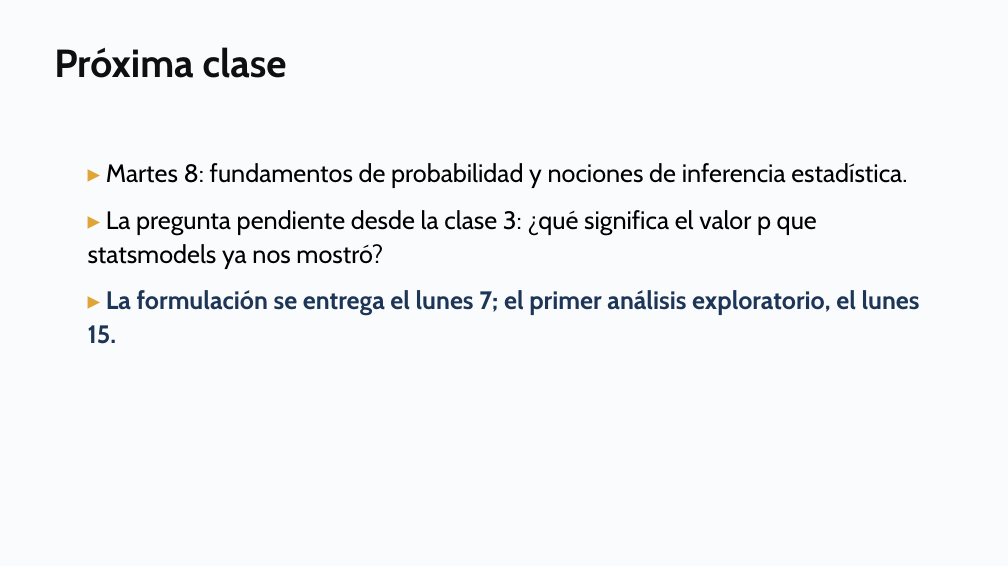
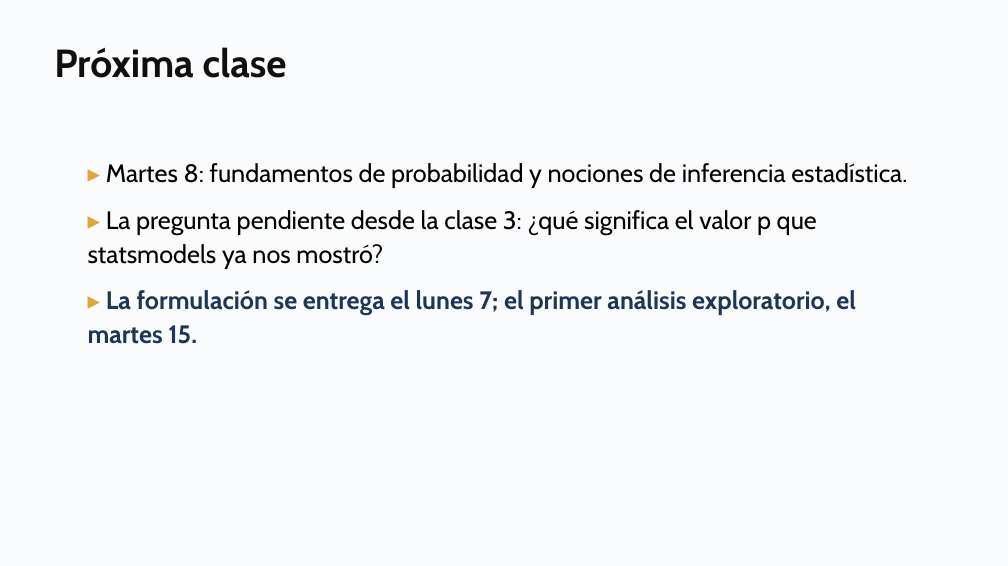
Before and after one commit to daniopitz/diplomado-cdd, a slide deck: slide 44 of presentaciones/clase04_regresion_multiple.pptx. Drawn at 1008x566 pixels with LibreOffice and Linux fonts; fonts in the diff are those of the drawing. Boxes give left, top, right and bottom in pixels: in the first picture for what was removed or moved away, otherwise in the second. Text is boxed around its words. In the diff, an @@ line names an element or a change of style, - is before the commit and + after.

```diff
--- a/presentaciones/clase04_regresion_multiple.pptx
+++ b/presentaciones/clase04_regresion_multiple.pptx
@@ text at [88, 290, 856, 344]: text changed @@
-▸ La formulación se entrega el lunes 7; el primer análisis exploratorio, el lunes 15.
+▸ La formulación se entrega el lunes 7; el primer análisis exploratorio, el martes 15.
```
Also in this commit, not shown: 23 other slides changed, 5 other files.
